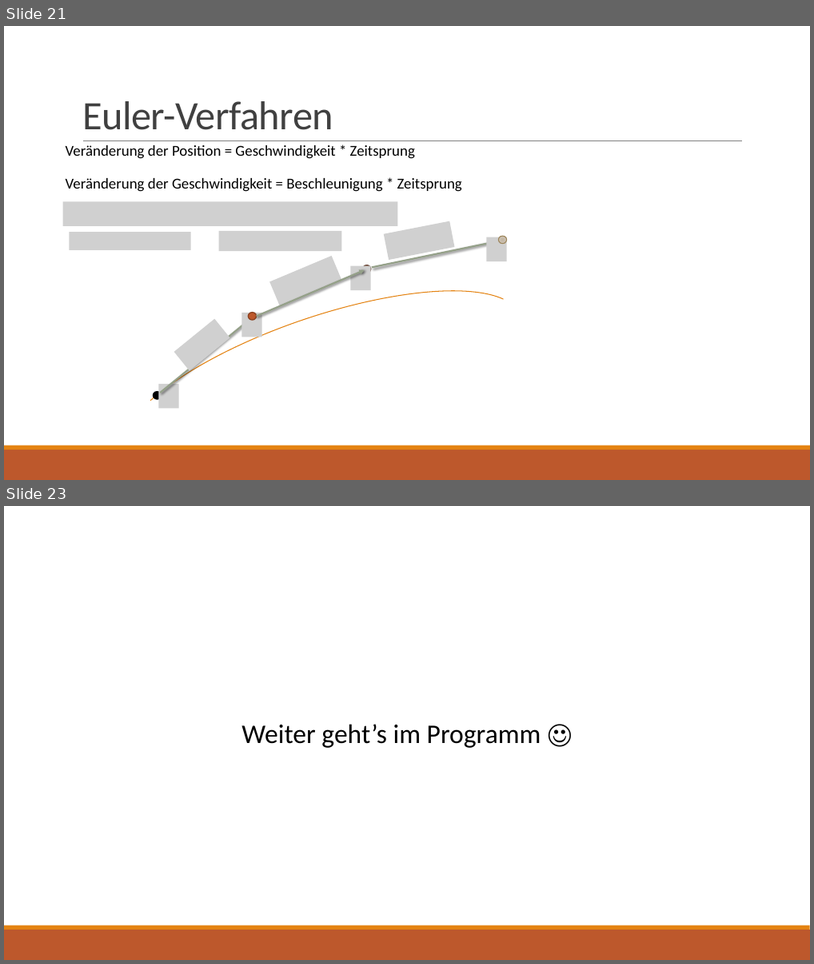
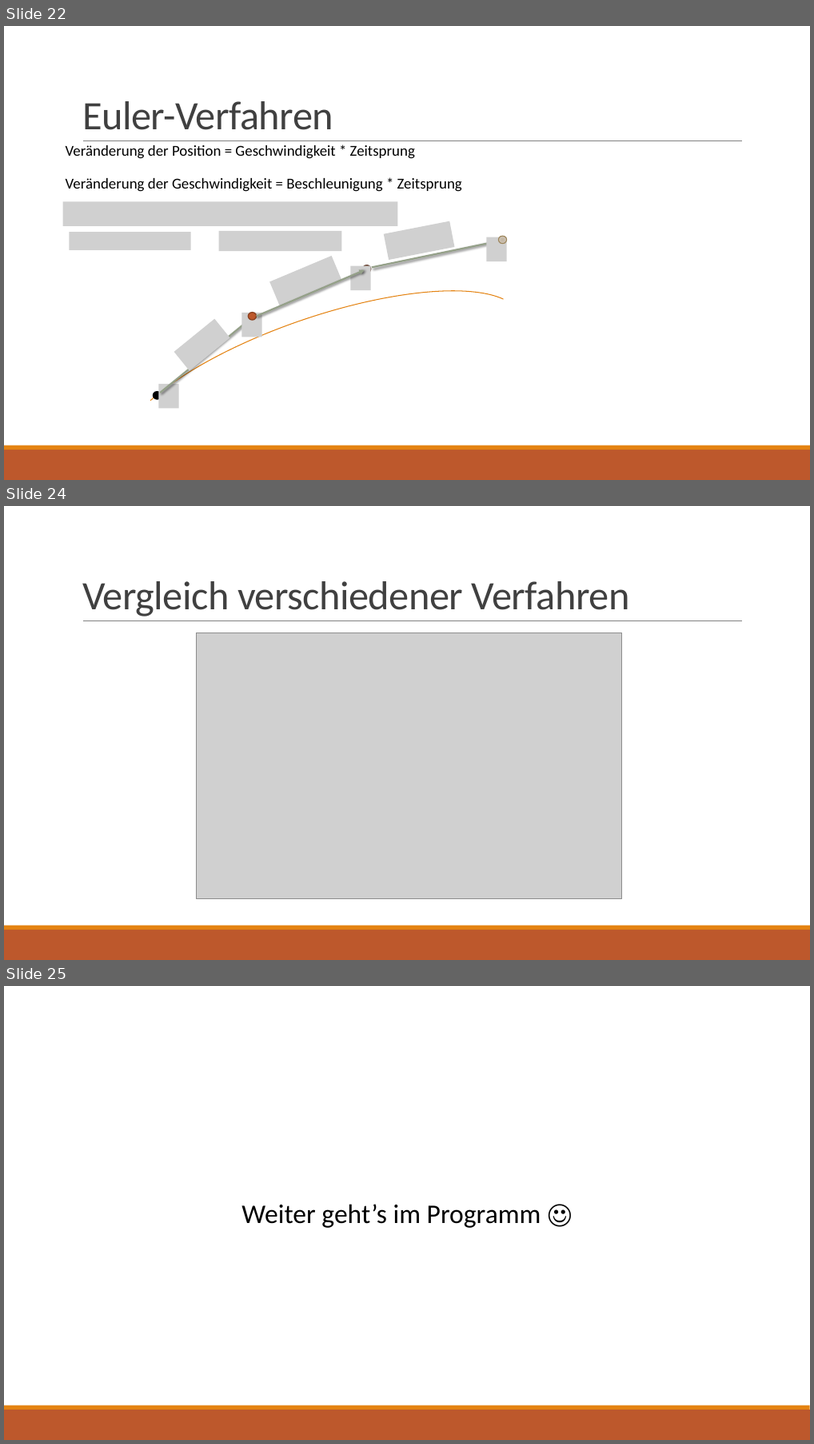
Before and after one commit to Voxen4/Planetarium, a slide deck: Simulation des Sonnensytem.pptx. Shown one above the other, each under a label of ours: slides 21 and 23 before the commit, slides 22, 24 and 25 after it; the slides between them are not shown. The pictures are 814x964 and 814x1444 pixels, drawn with LibreOffice and Linux fonts; fonts in the diff are those of the drawing; grey boxes stand for pictures. Boxes give left, top, right and bottom in pixels: in the first picture for what was removed or moved away, otherwise in the second. Text is boxed around its words. In the diff, an @@ line names an element or a change of style, - is before the commit and + after.

```diff
--- a/Simulation des Sonnensytem.pptx
+++ b/Simulation des Sonnensytem.pptx
@@ slide 24 added at (4, 506, 810, 960), background #FFFFFF; not listed: 3 template elements that a slide beside it also shows @@
@@ title added at (82, 581, 630, 616), 48 pt, text #404040 @@
+Vergleich verschiedener Verfahren
@@ picture added at (196, 632, 622, 899) @@
@@ what was slide 21 is now slide 22 @@
@@ what was slide 23 is now slide 25 @@
```
Also in this commit, not shown: 2 slides changed, 2 other slides added, 1 slide removed.
